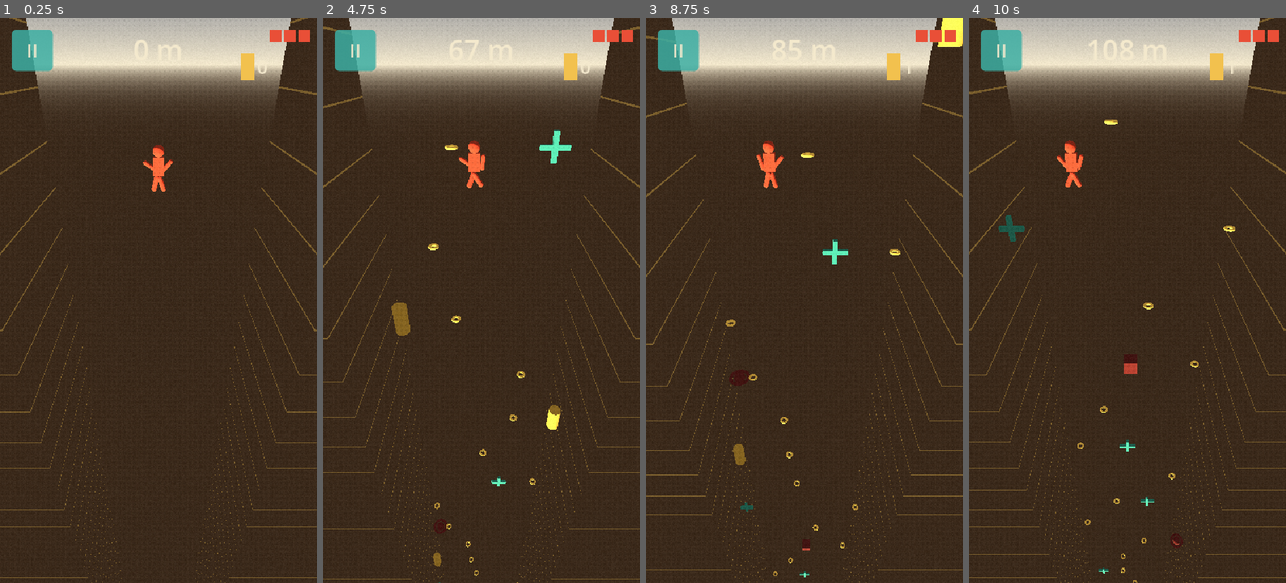
Above: before the commit, frames 1-4 (left to right).
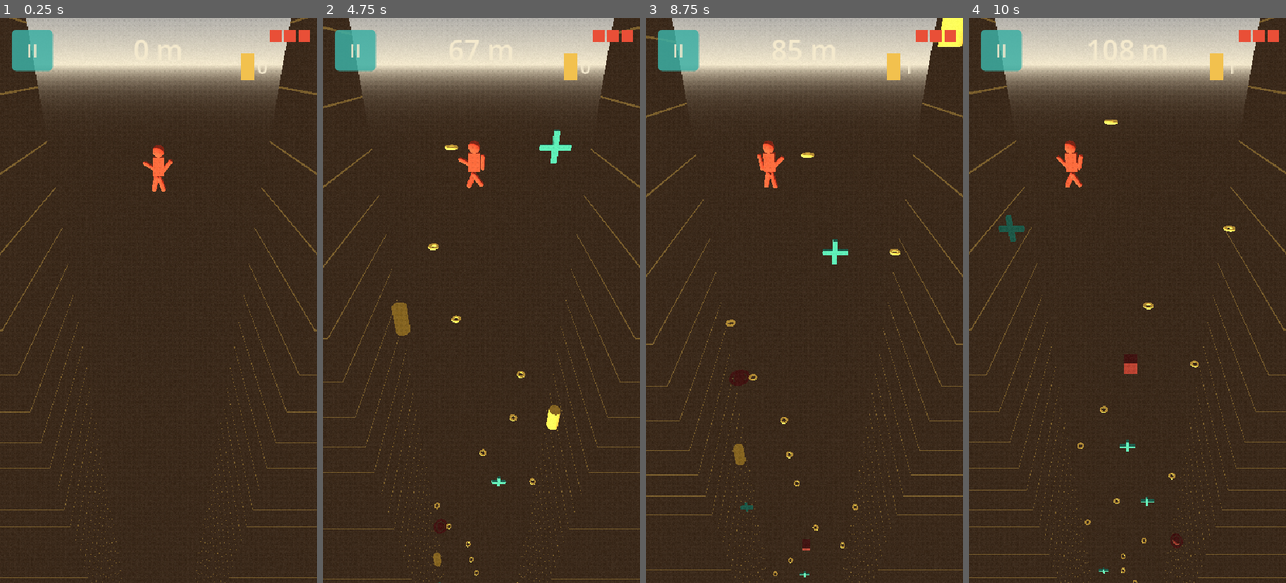
Above: after the commit, the same moments.

Repository: quvntvn/Hyperdive
Game: Godot game, scene res://scenes/game/main_game.tscn
The game is run twice, just before and just after one commit, with the same random seed, the same clock (stepped at 60 frames per second) and the same inputs. This scene is started directly instead of the project's main scene.
Inputs (mouse positions are in pixels of both pictures, inside the frame that each line leads up to):
- Up to frame 1 (0.25 s): no input
- Up to frame 2 (4.75 s): tap Enter at 0.5 s; move the mouse to (551, 272) at 0.52 s; hold D (move_right) 0.53-1.25 s; tap 1 at 0.6 s; click (551, 272) at 0.67 s; drag from (418, 328) to (465, 413) at 1.27 s; move the mouse to (513, 176) at 2.02 s; hold D (move_right) 2.03-2.75 s; tap 3 at 2.1 s; drag from (465, 413) to (386, 215) at 2.77 s; move the mouse to (576, 385) at 3.52 s; hold A (move_left) 3.53-4.25 s; tap 2 at 3.6 s; drag from (386, 215) to (433, 159) at 4.27 s
- Up to frame 3 (8.75 s): move the mouse to (820, 300) at 5.02 s; hold S 5.03-5.75 s; tap 1 at 5.1 s; click (820, 300) at 5.17 s; click "SANG" at 5.75 s; click "SKINS" at 6.5 s; click "THÈMES" at 7.25 s; click "FERMER" at 8 s
- Up to frame 4 (10 s): drag from (1079, 159) to (1064, 328) at 8.77 s; move the mouse to (1197, 272) at 9.52 s; hold D (move_right) from 9.53 s (still down); tap 3 at 9.6 s

The runs differ from the first frame. In frame 1, less than 0.1% of the frame differs, in the area x 45-55%, y 25-31%; in frame 2, less than 0.1%, in the area x 42-52%, y 24-31%; in frame 3, less than 0.1%; in frame 4, less than 0.1%.

Commit message:
tune(player): sway plus ample + réaction au choc plus marquée
Co-Authored-By: Claude Sonnet 4.6 <noreply@anthropic.com>

Diff:
--- a/hyperdive/scripts/player/player.gd
+++ b/hyperdive/scripts/player/player.gd
@@ -139,6 +139,7 @@
 	_update_trail_state(lives)
 	_flash_hit()
 	_shake_camera(0.3)
+	_body_recoil()
 	_jolt = 1.0
 	_invincibility_left = INVINCIBILITY_TIME
 	life_lost.emit(lives)
@@ -271,6 +272,12 @@
 	if cam and cam.has_method("shake"):
 		cam.shake(amount)
 
+func _body_recoil() -> void:
+	var tween := create_tween()
+	tween.tween_property($Character, "rotation_degrees",
+		Vector3(randf_range(-12.0, 12.0), 0.0, randf_range(-8.0, 8.0)), 0.05)
+	tween.tween_property($Character, "rotation_degrees", Vector3.ZERO, 0.15)
+
 func _physics_process(delta: float) -> void:
 	if _is_dead:
 		return
@@ -304,11 +311,11 @@
 	_jolt = move_toward(_jolt, 0.0, delta * 4.0)
 	var lateral: float = linear_velocity.x
 	# speed, phase, base_z, z_amp, x_amp, lat_z, jolt_z, jolt_x
-	_apply_limb_sway($Character/ArmLeft,  lateral, delta, 3.1, 0.0, -150.0, 14.0, 6.0, -1.2,  18.0,   5.0)
-	_apply_limb_sway($Character/ArmRight, lateral, delta, 2.8, 1.7,  150.0, 12.0, 7.0, -1.2, -15.0,  -8.0)
-	_apply_limb_sway($Character/LegLeft,  lateral, delta, 2.3, 0.9,  -22.0,  6.0, 7.0, -0.5,  10.0,  12.0)
-	_apply_limb_sway($Character/LegRight, lateral, delta, 2.6, 2.4,   22.0,  5.0, 8.0, -0.5,  -8.0, -10.0)
-	_apply_limb_sway($Character/Head,     lateral, delta, 1.8, 3.2,    0.0,  5.0, 3.0, -0.4,   8.0,   3.0)
+	_apply_limb_sway($Character/ArmLeft,  lateral, delta, 3.1, 0.0, -150.0, 21.0,  9.0, -1.2,  45.0,  12.0)
+	_apply_limb_sway($Character/ArmRight, lateral, delta, 2.8, 1.7,  150.0, 18.0, 11.0, -1.2, -38.0, -20.0)
+	_apply_limb_sway($Character/LegLeft,  lateral, delta, 2.3, 0.9,  -22.0,  9.0, 11.0, -0.5,  25.0,  30.0)
+	_apply_limb_sway($Character/LegRight, lateral, delta, 2.6, 2.4,   22.0,  8.0, 12.0, -0.5, -20.0, -25.0)
+	_apply_limb_sway($Character/Head,     lateral, delta, 1.8, 3.2,    0.0,  8.0,  5.0, -0.4,  20.0,   8.0)
 
 func _apply_limb_sway(node: Node3D, lateral: float, delta: float,
 		speed: float, phase: float,
